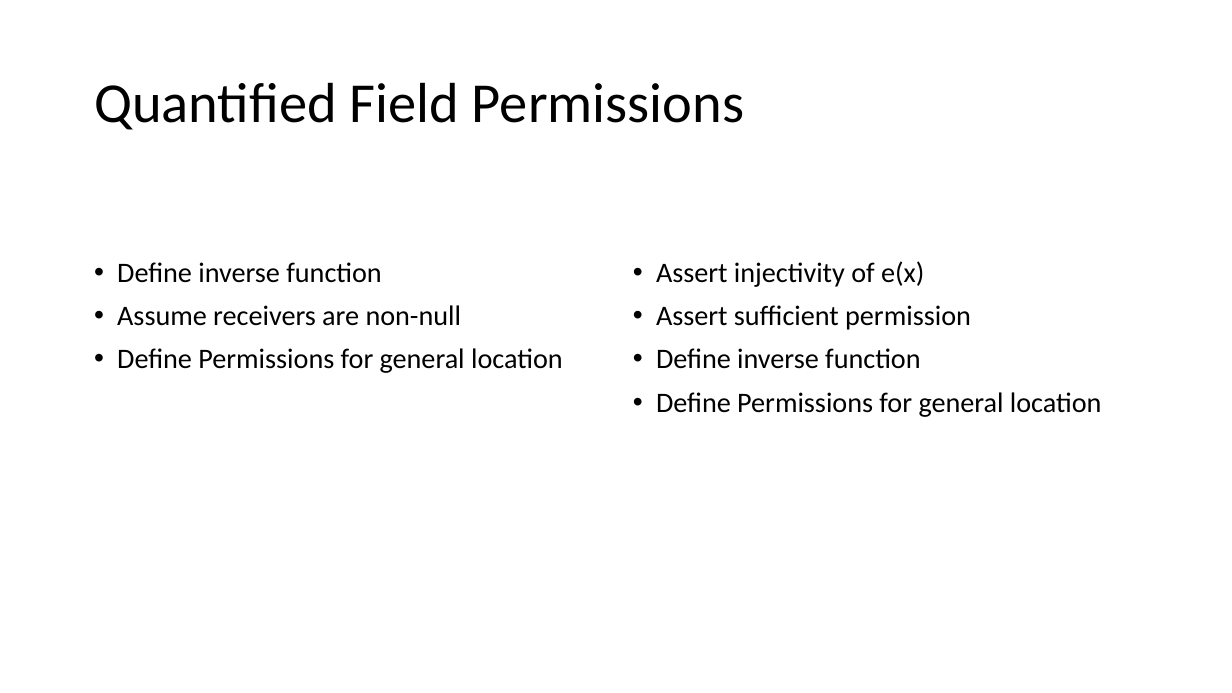
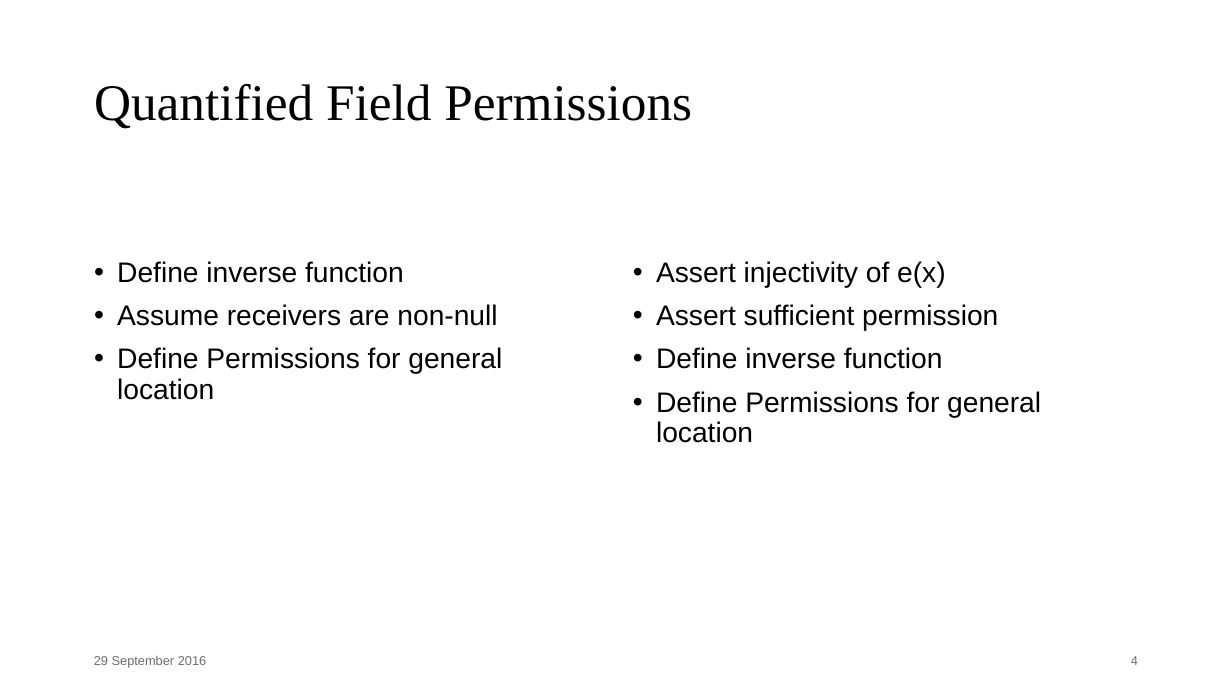
Before and after one commit to Aimenel/MT, a slide deck: slide 4 of presentations/Final Presentation/Final.pptx. Drawn at 1232x693 pixels with LibreOffice and Linux fonts; fonts in the diff are those of the drawing; grey boxes stand for pictures. Boxes give left, top, right and bottom in pixels: in the first picture for what was removed or moved away, otherwise in the second. Text is boxed around its words. In the diff, an @@ line names an element or a change of style, - is before the commit and + after.

Commit message:
report quantified predicate intro and verification condition generation, report formatting, halfdone

```diff
--- a/presentations/Final Presentation/Final.pptx
+++ b/presentations/Final Presentation/Final.pptx
@@ title "Quantified Field Permissions" at [94,84,692,129]: size 44 to 40 pt, font Calibri to Times New Roman @@
@@ text "Define inverse function" at [117,261,502,400]: font Calibri to Arial @@
@@ text "Assert injectivity of e(x)" at [656,261,1041,443]: font Calibri to Arial @@
@@ text added at [94,656,207,668], 10 pt, text #6F6F6E @@
+29 September 2016
@@ page number added at [1131,656,1138,665], 10 pt, text #6F6F6E @@
+4
```
Also in this commit, not shown: 21 other slides changed, 1 other file.
